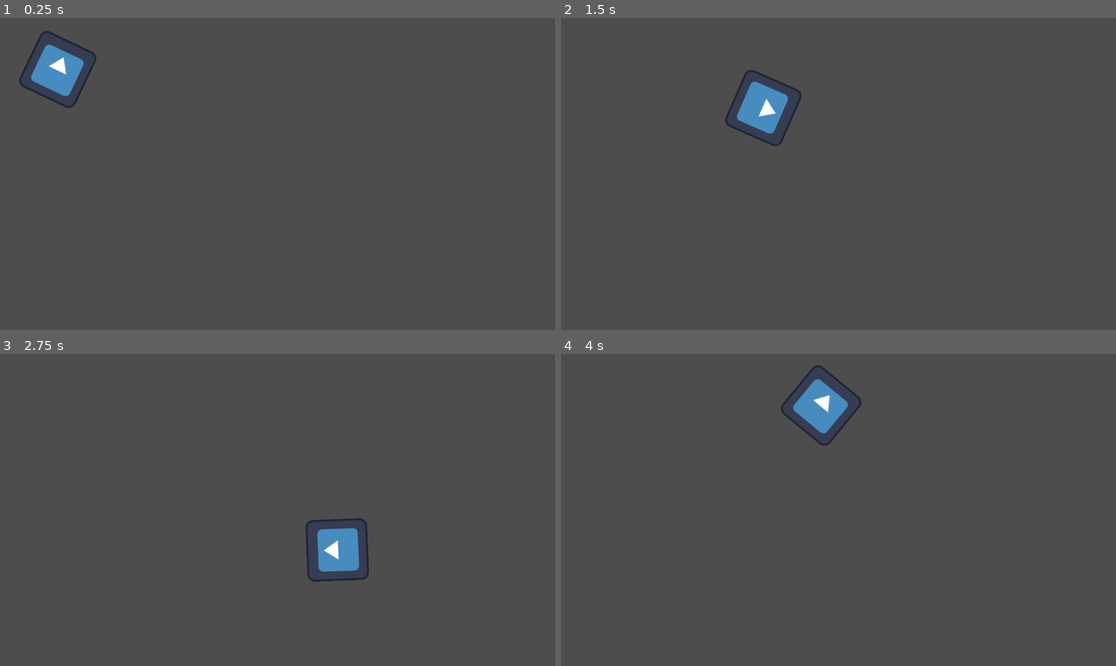
Above: before the commit, frames 1-4 (two rows, left to right).
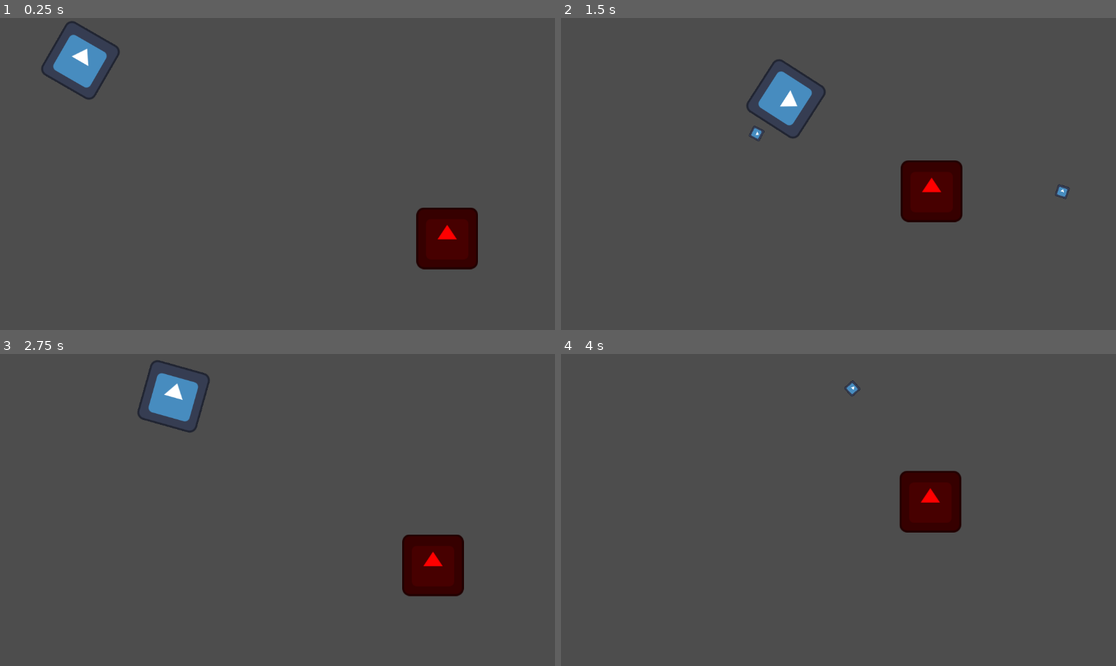
Above: after the commit, the same moments.

Repository: Warmoder/Gunpowder-Grimoires
Game: Godot game, scene res://main.tscn
Same seed, same stepped clock (60 frames per second), same inputs: the game is played once before the commit and once after it. The engine's default icon, where the game draws it, is replaced by a stand-in: a white triangle on a blue panel in a dark square.
Inputs (mouse positions are in pixels of both pictures, inside the frame that each line leads up to):
- Up to frame 1 (0.25 s): no input
- Up to frame 2 (1.5 s): move the mouse to (960, 158) at 0.52 s; hold Right (ui_right) 0.53-1.28 s; click (960, 158) at 0.6 s; move the mouse to (727, 189) at 1.27 s; hold Down (ui_down) from 1.28 s (still down); click (727, 189) at 1.35 s
- Up to frame 3 (2.75 s): move the mouse to (333, 441) at 2.02 s; release Down (ui_down) at 2.03 s; hold Right (ui_right) from 2.03 s (still down); click (333, 441) at 2.1 s
- Up to frame 4 (4 s): move the mouse to (810, 572) at 2.77 s; release Right (ui_right) at 2.78 s; hold Up (ui_up) 2.78-3.53 s; click (810, 572) at 2.85 s; move the mouse to (1005, 556) at 3.52 s; hold Left (ui_left) from 3.53 s (still down); click (1005, 556) at 3.6 s

The runs differ from the first frame. In frame 1, 4.0% of the frame differs, in the area x 3-87%, y 1-81%; in frame 2, 4.1%; in frame 3, 4.8%, in the area x 24-84%, y 2-78%; in frame 4, 3.5%.

Commit message:
Add player collision with enemy, add enemy, and projectile

Diff:
--- /dev/null
+++ b/bullet.gd
@@ -0,0 +1,17 @@
+extends Area2D
+
+# Швидкість кулі в пікселях за секунду
+var speed = 1000.0
+# Напрямок, в якому летить куля. Його задасть гравець при пострілі.
+var direction = Vector2.UP
+
+func _process(delta):
+	# Рухаємо кулю в заданому напрямку
+	position += direction * speed * delta
+
+
+func _on_body_entered(body: Node2D) -> void:
+	# Перевіряємо, чи тіло, в яке ми влучили, належить до групи "enemies"
+	if body.is_in_group("enemies"):
+		body.queue_free() # Знищуємо ворога
+		queue_free()      # Знищуємо і саму кулю # Replace with function body.
--- /dev/null
+++ b/bullet.tscn
@@ -0,0 +1,19 @@
+[gd_scene load_steps=4 format=3 uid="uid://c8evd5r7rx47t"]
+
+[ext_resource type="Texture2D" uid="uid://bqyvoupcimlce" path="res://icon.svg" id="1_v7oki"]
+[ext_resource type="Script" uid="uid://byt6lods2irro" path="res://bullet.gd" id="1_v8qja"]
+
+[sub_resource type="RectangleShape2D" id="RectangleShape2D_v8qja"]
+size = Vector2(24, 24)
+
+[node name="Bullet" type="Area2D"]
+script = ExtResource("1_v8qja")
+
+[node name="Sprite2D" type="Sprite2D" parent="."]
+scale = Vector2(0.2, 0.2)
+texture = ExtResource("1_v7oki")
+
+[node name="CollisionShape2D" type="CollisionShape2D" parent="."]
+shape = SubResource("RectangleShape2D_v8qja")
+
+[connection signal="body_entered" from="." to="." method="_on_body_entered"]
--- /dev/null
+++ b/enemy.gd
@@ -0,0 +1,22 @@
+extends CharacterBody2D
+
+# Швидкість ворога. Зробимо його повільнішим за гравця.
+var speed = 150.0
+
+# Змінна для зберігання посилання на гравця
+var player
+
+func _physics_process(delta):
+	# Шукаємо гравця, тільки якщо ми його ще не знайшли
+	if not player:
+		player = get_tree().get_first_node_in_group("player")
+
+	# Якщо гравця немає на сцені, нічого не робимо
+	if not player:
+		return
+
+	# Розраховуємо напрямок до гравця
+	var direction = global_position.direction_to(player.global_position)
+	velocity = direction * speed
+
+	move_and_slide()
--- /dev/null
+++ b/enemy.tscn
@@ -0,0 +1,18 @@
+[gd_scene load_steps=4 format=3 uid="uid://ccdklbr2ishf5"]
+
+[ext_resource type="Script" uid="uid://cbcysk0gnctfv" path="res://enemy.gd" id="1_4gyqm"]
+[ext_resource type="Texture2D" uid="uid://bqyvoupcimlce" path="res://icon.svg" id="1_7k104"]
+
+[sub_resource type="CircleShape2D" id="CircleShape2D_4gyqm"]
+radius = 64.28063
+
+[node name="Enemy" type="CharacterBody2D" groups=["enemies"]]
+collision_mask = 2
+script = ExtResource("1_4gyqm")
+
+[node name="Sprite2D" type="Sprite2D" parent="." groups=["enemies"]]
+modulate = Color(1, 0, 0, 1)
+texture = ExtResource("1_7k104")
+
+[node name="CollisionShape2D" type="CollisionShape2D" parent="."]
+shape = SubResource("CircleShape2D_4gyqm")
--- a/main.tscn
+++ b/main.tscn
@@ -1,8 +1,32 @@
-[gd_scene load_steps=2 format=3 uid="uid://clsbe0wmnd3pk"]
+[gd_scene load_steps=7 format=3 uid="uid://clsbe0wmnd3pk"]
 
 [ext_resource type="PackedScene" uid="uid://bw486lcwnfc1v" path="res://player.tscn" id="1_ig7tw"]
+[ext_resource type="PackedScene" uid="uid://c8evd5r7rx47t" path="res://bullet.tscn" id="2_0xm2m"]
+[ext_resource type="PackedScene" uid="uid://ccdklbr2ishf5" path="res://enemy.tscn" id="3_h2yge"]
+[ext_resource type="Texture2D" uid="uid://drwa7gw1wrent" path="res://tileset.png" id="4_1bvp3"]
 
-[node name="Node2D" type="Node2D"]
+[sub_resource type="TileSetAtlasSource" id="TileSetAtlasSource_lquwl"]
+texture = ExtResource("4_1bvp3")
+0:0/0 = 0
+1:0/0 = 0
+2:0/0 = 0
+3:0/0 = 0
+0:1/0 = 0
+1:1/0 = 0
+2:1/0 = 0
+3:1/0 = 0
+
+[sub_resource type="TileSet" id="TileSet_7mycd"]
+sources/0 = SubResource("TileSetAtlasSource_lquwl")
+
+[node name="Map" type="Node2D"]
 
 [node name="Player" parent="." instance=ExtResource("1_ig7tw")]
-position = Vector2(120, 107)
+position = Vector2(167, 88)
+bullet_scene = ExtResource("2_0xm2m")
+
+[node name="Enemy" parent="." instance=ExtResource("3_h2yge")]
+position = Vector2(962, 474)
+
+[node name="TileMapLayer" type="TileMapLayer" parent="."]
+tile_set = SubResource("TileSet_7mycd")
--- a/player.gd
+++ b/player.gd
@@ -2,6 +2,8 @@
 
 # Швидкість руху гравця. @export робить її видимою в редакторі.
 @export var speed = 400.0
+# Сюди ми в редакторі перетягнемо нашу сцену кулі
+@export var bullet_scene: PackedScene
 
 func _physics_process(delta):
 	# --- Рух ---
@@ -20,7 +22,31 @@
 	if Input.is_action_just_pressed("fire"):
 		fire()
 
+# Ця функція буде викликатись, коли гравець має померти
+func die():
+	# Проста команда, яка перезавантажує поточну сцену
+	get_tree().reload_current_scene()
+
 func fire():
-	# Ця функція буде викликатись при пострілі.
-	# Поки що вона просто виводить повідомлення в консоль внизу.
-	print("Bang!")
+	# Перевіряємо, чи ми взагалі вказали сцену кулі
+	if not bullet_scene:
+		return
+
+	# Створюємо екземпляр (копію) сцени кулі
+	var bullet_instance = bullet_scene.instantiate()
+
+	# Додаємо кулю до головної сцени (щоб вона з'явилась у світі)
+	get_tree().root.add_child(bullet_instance)
+
+	# Встановлюємо початкову позицію та напрямок кулі
+	# transform.x - це напрямок "вперед" для нашого гравця
+	bullet_instance.transform = transform
+	# Даємо кулі напрямок, куди вона має летіти
+	bullet_instance.direction = transform.x
+
+
+func _on_area_2d_body_entered(body: Node2D) -> void:
+	# Перевіряємо, чи тіло, з яким ми зіткнулись, належить до групи "enemies"
+	if body.is_in_group("enemies"):
+		# Викликаємо нашу власну функцію смерті
+		die()
--- a/player.tscn
+++ b/player.tscn
@@ -1,17 +1,28 @@
-[gd_scene load_steps=4 format=3 uid="uid://bw486lcwnfc1v"]
+[gd_scene load_steps=5 format=3 uid="uid://bw486lcwnfc1v"]
 
 [ext_resource type="Texture2D" uid="uid://bqyvoupcimlce" path="res://icon.svg" id="1_4flbx"]
 [ext_resource type="Script" uid="uid://bcqgtgqjheye4" path="res://player.gd" id="1_onrkg"]
 
-[sub_resource type="CapsuleShape2D" id="CapsuleShape2D_onrkg"]
-radius = 63.0
-height = 130.0
+[sub_resource type="CircleShape2D" id="CircleShape2D_i3pqv"]
+radius = 63.63961
 
-[node name="Player" type="CharacterBody2D"]
+[sub_resource type="CircleShape2D" id="CircleShape2D_onrkg"]
+radius = 64.04881
+
+[node name="Player" type="CharacterBody2D" groups=["player"]]
+collision_layer = 2
 script = ExtResource("1_onrkg")
 
 [node name="Sprite2D" type="Sprite2D" parent="."]
 texture = ExtResource("1_4flbx")
 
 [node name="CollisionShape2D" type="CollisionShape2D" parent="."]
-shape = SubResource("CapsuleShape2D_onrkg")
+shape = SubResource("CircleShape2D_i3pqv")
+
+[node name="Area2D" type="Area2D" parent="."]
+
+[node name="CollisionShape2D" type="CollisionShape2D" parent="Area2D"]
+position = Vector2(0, 0.5)
+shape = SubResource("CircleShape2D_onrkg")
+
+[connection signal="body_entered" from="Area2D" to="." method="_on_area_2d_body_entered"]
--- a/project.godot
+++ b/project.godot
@@ -22,3 +22,8 @@
 "events": [null, Object(InputEventMouseButton,"resource_local_to_scene":false,"resource_name":"","device":0,"window_id" …(258 unchanged characters)…
 ]
 }
+
+[layer_names]
+
+2d_physics/layer_1="Player"
+2d_physics/layer_2="Enemy"
Not shown, added: bullet.gd.uid
Not shown, added: enemy.gd.uid
Binary file added: tileset.png
Not shown, added: tileset.png.import
